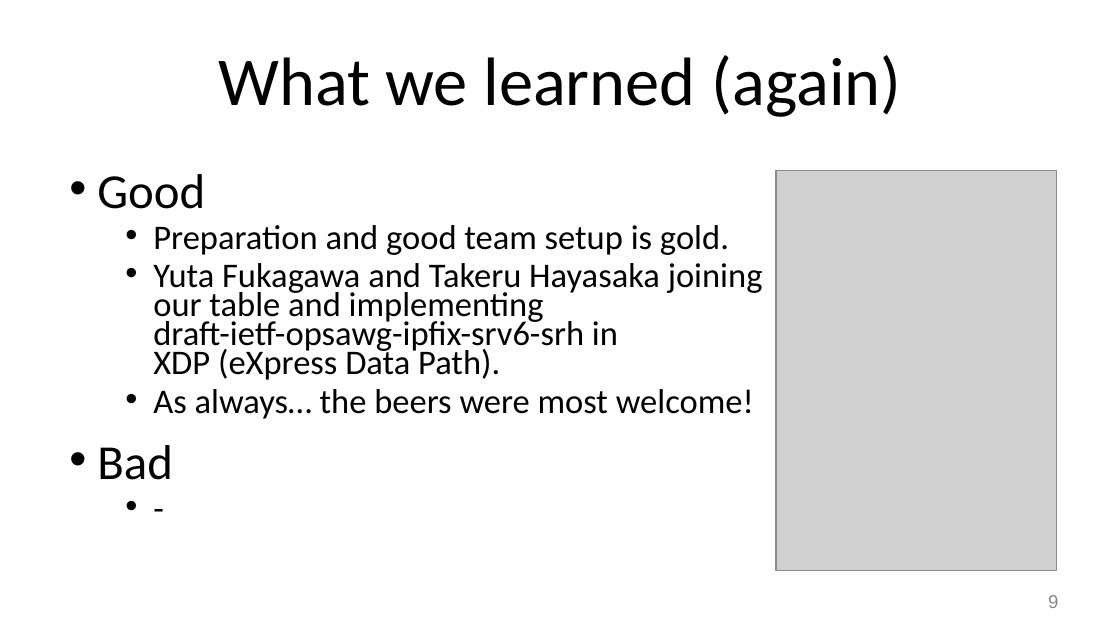
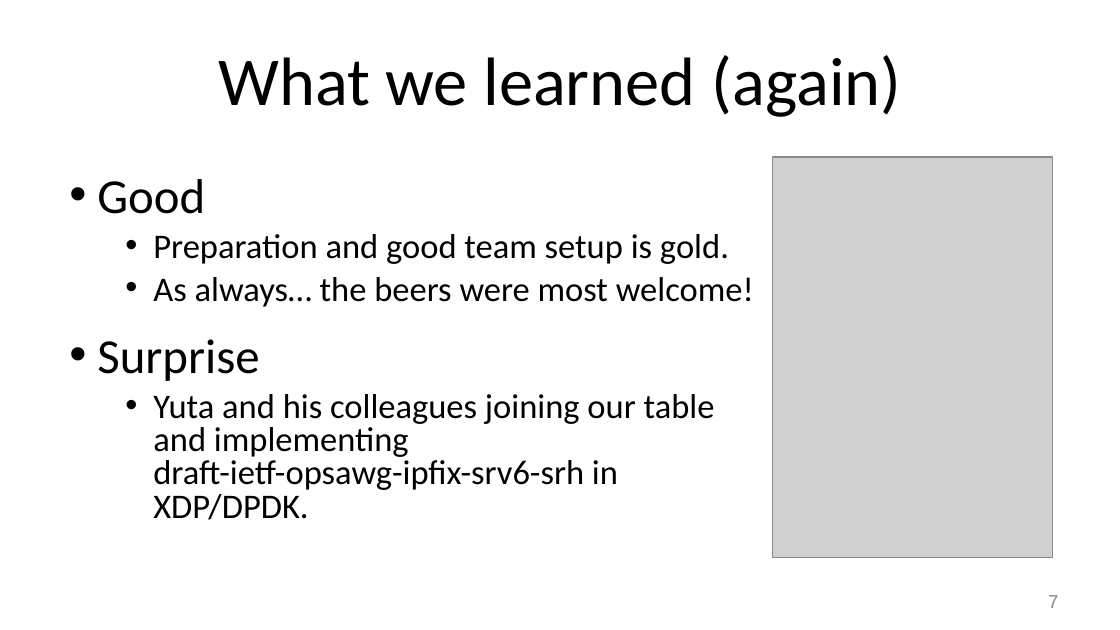
Before and after one commit to network-analytics/draft-ietf-opsawg-ipfix-on-path-telemetry, a slide deck: slide 7 of ietf-116-hackathon-srv6-on-path-delay-anomaly-detection.pptx (slide 9 before the commit). Drawn at 1120x630 pixels with LibreOffice and Linux fonts; fonts in the diff are those of the drawing; grey boxes stand for pictures. Boxes give left, top, right and bottom in pixels: in the first picture for what was removed or moved away, otherwise in the second. Text is boxed around its words. In the diff, an @@ line names an element or a change of style, - is before the commit and + after.

Commit message:
ietf116 hackathon final

```diff
--- a/ietf-116-hackathon-srv6-on-path-delay-anomaly-detection.pptx
+++ b/ietf-116-hackathon-srv6-on-path-delay-anomaly-detection.pptx
@@ text at box(97, 179, 754, 307): line spacing 0.7 to 0.8 @@
@@ picture: place and size @@
-picture at box(776, 170, 1056, 570)
+picture at box(773, 157, 1053, 557)
@@ text at box(153, 263, 763, 380): paragraph removed @@
-  • Yuta Fukagawa and Takeru Hayasaka joining
-    our table and implementing
-    draft-ietf-opsawg-ipfix-srv6-srh in
-    XDP (eXpress Data Path).
@@ text at box(97, 339, 715, 520): text changed; size 31.4 to 22.2 pt @@
-• Bad
-  • -
+• Surprise
+  • Yuta and his colleagues joining our table
+    and implementing
+    draft-ietf-opsawg-ipfix-srv6-srh in
+    XDP/DPDK.
@@ page number at box(1048, 595, 1058, 608): text changed @@
-9
+7
```
Also in this commit, not shown: 3 other slides changed, 2 slides removed, 1 other file.
